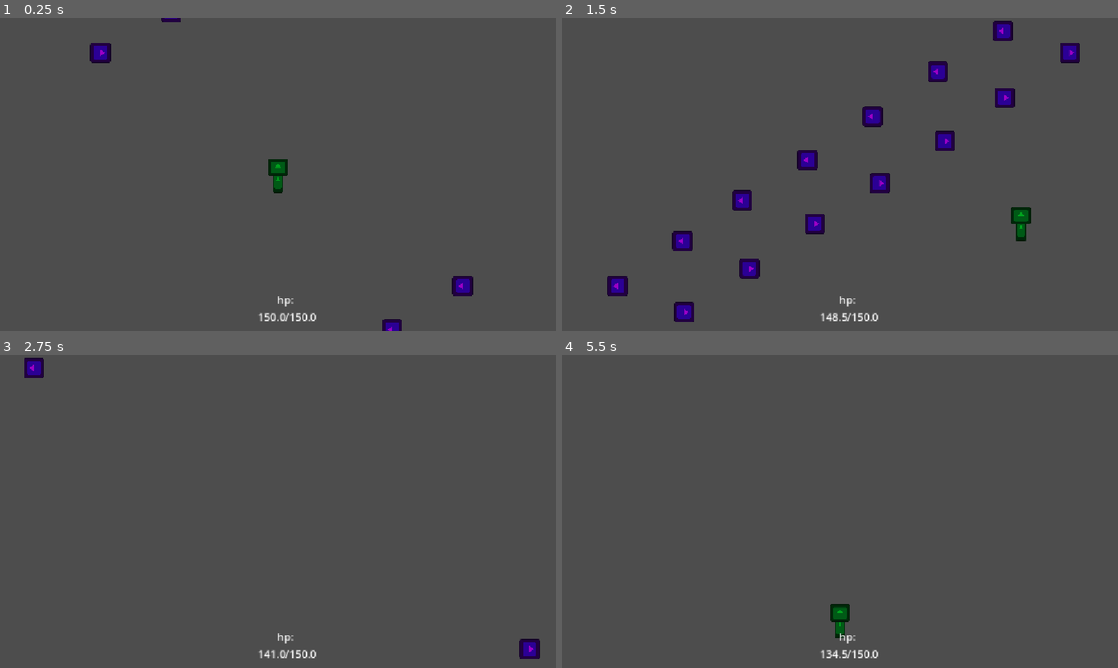
Above: before the commit, frames 1-4 (two rows, left to right).
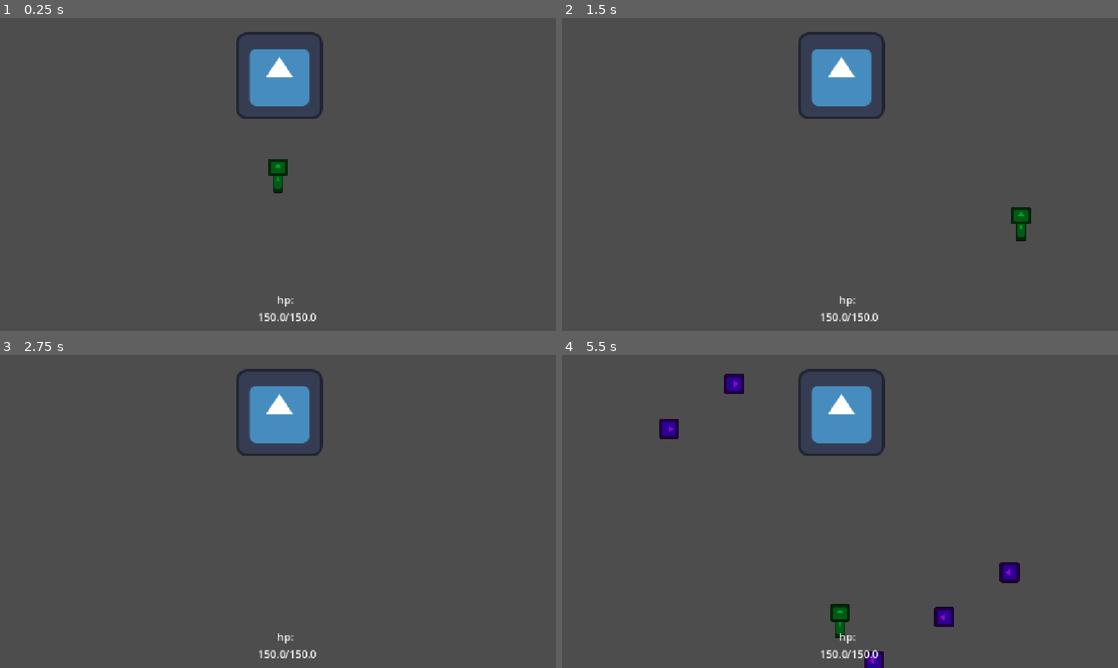
Above: after the commit, the same moments.

Repository: Sastingus/Mossful
Game: Godot game, scene res://scenes/world/world.tscn
Same seed, same stepped clock (60 frames per second), same inputs: the game is played once before the commit and once after it. The engine's default icon, where the game draws it, is replaced by a stand-in: a white triangle on a blue panel in a dark square.
Inputs:
- Up to frame 1 (0.25 s): no input
- Up to frame 2 (1.5 s): hold D (move_right) 0.53-1.28 s; tap Z (attack) at 0.6, 1.35 s; hold S (move_down) from 1.28 s (still down)
- Up to frame 3 (2.75 s): release S (move_down) at 2.03 s; hold D (move_right) from 2.03 s (still down); tap Z (attack) at 2.1 s
- Up to frame 4 (5.5 s): release D (move_right) at 2.78 s; hold W (move_up) 2.78-3.53 s; tap Z (attack) every 0.75 s from 2.85 to 5.1 s; hold A (move_left) 3.53-5.03 s; hold S (move_down) from 5.03 s (still down)

The runs differ from the first frame. In frame 1, 3.2% of the frame differs, in the area x 16-86%, y 0-100%; in frame 2, 5.8%, in the area x 8-94%, y 0-98%; in frame 3, 3.0%; in frame 4, 3.7%.

Commit message:
boss node and pattern spawning
-added a boss node that passively spawns in a set of chosen bullet pats
-changed hp to regain slower than poison damages

Diff:
--- a/bullet_patterns/test_pat.tscn
+++ b/bullet_patterns/test_pat.tscn
@@ -7,71 +7,71 @@
 script = ExtResource("1_3jpc2")
 
 [node name="bullet" parent="." instance=ExtResource("1_d3jed")]
-position = Vector2(0, -12)
+position = Vector2(-133, 2)
 delay = 0.8
 
 [node name="bullet2" parent="." instance=ExtResource("1_d3jed")]
-position = Vector2(0, 16)
+position = Vector2(-133, 30)
 delay = 1.0
 
 [node name="bullet3" parent="." instance=ExtResource("1_d3jed")]
-position = Vector2(0, 47)
+position = Vector2(-133, 61)
 delay = 1.2
 
 [node name="bullet4" parent="." instance=ExtResource("1_d3jed")]
-position = Vector2(0, 77)
+position = Vector2(-133, 91)
 delay = 1.4
 
 [node name="bullet13" parent="." instance=ExtResource("1_d3jed")]
-position = Vector2(0, -130)
+position = Vector2(-133, -116)
 
 [node name="bullet14" parent="." instance=ExtResource("1_d3jed")]
-position = Vector2(0, -102)
+position = Vector2(-133, -88)
 delay = 0.2
 
 [node name="bullet15" parent="." instance=ExtResource("1_d3jed")]
-position = Vector2(0, -71)
+position = Vector2(-133, -57)
 delay = 0.4
 
 [node name="bullet16" parent="." instance=ExtResource("1_d3jed")]
-position = Vector2(0, -41)
+position = Vector2(-133, -27)
 delay = 0.6
 
 [node name="bullet5" parent="." instance=ExtResource("1_d3jed")]
-position = Vector2(265, 0)
+position = Vector2(132, 14)
 rotation = 3.1415927
 delay = 0.6
 
 [node name="bullet6" parent="." instance=ExtResource("1_d3jed")]
-position = Vector2(265, 28)
+position = Vector2(132, 42)
 rotation = 3.1415927
 delay = 0.4
 
 [node name="bullet7" parent="." instance=ExtResource("1_d3jed")]
-position = Vector2(265, 59)
+position = Vector2(132, 73)
 rotation = 3.1415927
 delay = 0.2
 
 [node name="bullet8" parent="." instance=ExtResource("1_d3jed")]
-position = Vector2(265, 89)
+position = Vector2(132, 103)
 rotation = 3.1415927
 
 [node name="bullet9" parent="." instance=ExtResource("1_d3jed")]
-position = Vector2(265, -117)
+position = Vector2(132, -103)
 rotation = 3.1415927
 delay = 1.4
 
 [node name="bullet10" parent="." instance=ExtResource("1_d3jed")]
-position = Vector2(265, -89)
+position = Vector2(132, -75)
 rotation = 3.1415927
 delay = 1.2
 
 [node name="bullet11" parent="." instance=ExtResource("1_d3jed")]
-position = Vector2(265, -58)
+position = Vector2(132, -44)
 rotation = 3.1415927
 delay = 1.0
 
 [node name="bullet12" parent="." instance=ExtResource("1_d3jed")]
-position = Vector2(265, -28)
+position = Vector2(132, -14)
 rotation = 3.1415927
 delay = 0.8
--- a/project.godot
+++ b/project.godot
@@ -10,7 +10,7 @@
 
 [application]
 
-config/name="Mossful"
+config/name="Poison Bullet game"
 run/main_scene="uid://d3vnnnd2fe8u"
 config/features=PackedStringArray("4.5", "Forward Plus")
 config/icon="res://icon.svg"
@@ -58,15 +58,8 @@
 }
 attack={
 "deadzone": 0.2,
-"events": [Object(InputEventMouseButton,"resource_local_to_scene":false,"resource_name":"","device":-1,"window_id":0,"alt_pressed":false,"shift_pressed":false,"ctrl_pressed":false,"meta_pressed":false,"button_mask":0,"position":Vector2(0, 0),"global_position":Vector2(0, 0),"factor":1.0,"button_index":2,"canceled":false,"pressed":false,"double_click":false,"script":null)
-, Object(InputEventKey,"resource_local_to_scene":false,"reso …(131 unchanged characters)… d":false,"keycode":0,"physical_keycode":90,"key_label":0,"unicode":122,"location":0,"echo":false,"script":null)
-, Object(InputEventKey,"resource_local_to_scene":false,"resource_name":"","device":-1,"window_id":0,"alt_pressed":false,"shift_pressed":false,"ctrl_pressed":false,"meta_pressed":false,"pressed":false,"keycode":0,"physical_keycode":69,"key_label":0,"unicode":101,"location":0,"echo":false,"script":null)
-]
-}
-jump={
-"deadzone": 0.2,
-"events": [Object(InputEventKey,"resource_local_to_scene":false,"resource_name":"","device":-1,"window_id":0,"alt_pressed":false,"shift_pressed":false,"ctrl_pressed":false,"meta_pressed":false,"pressed":false,"keycode":0,"physical_keycode":32,"key_label":0,"unicode":32,"location":0,"echo":false,"script":null)
-, Object(InputEventKey,"resource_local_to_scene":false,"resource_name":"","device":-1,"window_id":0,"alt_pressed":false,"shift_pressed":false,"ctrl_pressed":false,"meta_pressed":false,"pressed":false,"keycode":0,"physical_keycode":88,"key_label":0,"unicode":120,"location":0,"echo":false,"script":null)
+"events": [Object(InputEventKey,"resource_local_to_scene":false,"resource_name":"","device":-1,"window_id":0,"alt_pressed":false,"shift_pressed":false,"ctrl_pressed":false,"meta_pressed":false,"pressed":false,"keycode":0,"physical_keycode":90,"key_label":0,"unicode":122,"location":0,"echo":false,"script":null)
+, Object(InputEventKey,"resource_local_to_scene":false,"reso …(131 unchanged characters)… d":false,"keycode":0,"physical_keycode":4194309,"key_label":0,"unicode":0,"location":0,"echo":false,"script":null)
 ]
 }
 
--- /dev/null
+++ b/scenes/boss/boss.gd
@@ -0,0 +1,14 @@
+extends StaticBody2D
+
+@export var patterns : Array[PackedScene]
+@export var attackSpeed := 5.0
+
+@onready var attack_timer: Timer = $AttackTimer
+
+func _ready() -> void:
+	attack_timer.wait_time = attackSpeed
+
+func attack() -> void:
+	var currentAttack = patterns.pick_random().instantiate()
+	add_child(currentAttack)
+	currentAttack.global_position = Vector2.ZERO
--- /dev/null
+++ b/scenes/boss/boss.tscn
@@ -0,0 +1,23 @@
+[gd_scene load_steps=4 format=3 uid="uid://dsnf0fg816wds"]
+
+[ext_resource type="Script" uid="uid://d2pkhjhdk82sm" path="res://scenes/boss/boss.gd" id="1_dgf3a"]
+[ext_resource type="Texture2D" uid="uid://4q335xxs2p" path="res://icon.svg" id="2_8ftqf"]
+
+[sub_resource type="RectangleShape2D" id="RectangleShape2D_atjq5"]
+size = Vector2(66, 66)
+
+[node name="boss" type="StaticBody2D"]
+script = ExtResource("1_dgf3a")
+
+[node name="CollisionShape2D" type="CollisionShape2D" parent="."]
+shape = SubResource("RectangleShape2D_atjq5")
+
+[node name="Sprite2D" type="Sprite2D" parent="."]
+scale = Vector2(0.46875, 0.46875)
+texture = ExtResource("2_8ftqf")
+
+[node name="AttackTimer" type="Timer" parent="."]
+wait_time = 5.0
+autostart = true
+
+[connection signal="timeout" from="AttackTimer" to="." method="attack"]
--- a/scenes/bullet/bullet.gd
+++ b/scenes/bullet/bullet.gd
@@ -4,6 +4,7 @@
 @export var speed: int = 225
 @export var delay: float = 0.0
 @export var spin: float = 0.0
+@export var acceleration : int = 0
 
 @onready var delay_timer: Timer = $DelayTimer
 @onready var collision_shape_2d: CollisionShape2D = $CollisionShape2D
@@ -14,6 +15,7 @@
 const DESPAWN_DISTANCE =  1500
 
 func _ready() -> void:
+	visible = false
 	if delay != 0:
 		delay_timer.wait_time = delay
 		delay_timer.start()
@@ -26,6 +28,7 @@
 		position += Vector2(dir.normalized() * speed * delta)
 		distance_traveled += speed * delta
 		rotation += spin/100
+		speed += acceleration
 		if distance_traveled > DESPAWN_DISTANCE:
 			queue_free()
 
--- a/scenes/bullet/bullet.tscn
+++ b/scenes/bullet/bullet.tscn
@@ -7,7 +7,6 @@
 radius = 6.0827627
 
 [node name="Area2D" type="Area2D"]
-visible = false
 collision_layer = 2
 collision_mask = 8
 script = ExtResource("1_83itf")
--- a/scenes/player/player.gd
+++ b/scenes/player/player.gd
@@ -6,6 +6,7 @@
 
 @onready var poison_timer: Timer = %PoisonTimer
 @onready var hp_label: Label = $HpLabel
+@onready var heal_timer: Timer = %HealTimer
 
 func _ready() -> void:
 	SignalBus.player_poisoned.connect(poisoned)
@@ -23,18 +24,48 @@
 	hp_label.text = "       hp:
 	"+str(Globals.player_hp)+ "/150.0"
 
+	if Globals.player_hp <= 0:
+		die()
+
+
+func _input(event: InputEvent) -> void:
+	if Input.is_action_just_pressed("attack"):
+		attack()
+
+
+'
+poison and health
+'
+
 func poisoned():
 	Globals.is_player_poi = true
 	Globals.player_poi += Globals.on_hit_poi
 
 	if poison_timer.is_stopped():
 		poison_timer.start()
-	print("poison is "+str(Globals.player_poi))
+
 
 func poison_tick():
 	if Globals.player_poi > 0:
 		Globals.player_poi -= poison_timer.wait_time
 		Globals.player_hp -= Globals.poi_dmg
 	else:
+		poison_timer.stop()
+		heal_timer.start()
+
+func heal_tick():
+	if Globals.player_poi > 0:
+		heal_timer.stop()
+	else:
 		if Globals.player_hp != Globals.max_player_hp:
-			Globals.player_hp += Globals.heal
+				Globals.player_hp += Globals.heal
+
+func die():
+	queue_free() #TODO make death
+
+'
+attack
+'
+
+func attack():
+	pass
--- a/scenes/player/player.tscn
+++ b/scenes/player/player.tscn
@@ -32,7 +32,10 @@
 [node name="PoisonTimer" type="Timer" parent="."]
 unique_name_in_owner = true
 wait_time = 0.25
-autostart = true
+
+[node name="HealTimer" type="Timer" parent="."]
+unique_name_in_owner = true
+wait_time = 0.75
 
 [node name="HpLabel" type="Label" parent="."]
 top_level = true
@@ -45,3 +48,4 @@
 150/150"
 
 [connection signal="timeout" from="PoisonTimer" to="." method="poison_tick"]
+[connection signal="timeout" from="HealTimer" to="." method="heal_tick"]
--- a/scenes/world/globals.gd
+++ b/scenes/world/globals.gd
@@ -2,6 +2,7 @@
 
 var player_hp := 150.0
 var max_player_hp := 150.0
+var player_dmg := 15.0
 var player_poi := 0.0
 var is_player_poi := false
 
--- a/scenes/world/world.tscn
+++ b/scenes/world/world.tscn
@@ -1,6 +1,7 @@
-[gd_scene load_steps=3 format=3 uid="uid://d3vnnnd2fe8u"]
+[gd_scene load_steps=4 format=3 uid="uid://d3vnnnd2fe8u"]
 
 [ext_resource type="PackedScene" uid="uid://d1w5ccem33kle" path="res://scenes/player/player.tscn" id="1_dphjl"]
+[ext_resource type="PackedScene" uid="uid://dsnf0fg816wds" path="res://scenes/boss/boss.tscn" id="2_1fp7r"]
 [ext_resource type="PackedScene" uid="uid://b1xv5ev3srvft" path="res://bullet_patterns/test_pat.tscn" id="2_sl2e5"]
 
 [node name="world" type="Node2D"]
@@ -10,5 +11,6 @@
 [node name="Camera2D" type="Camera2D" parent="."]
 zoom = Vector2(3, 3)
 
-[node name="test_pat" parent="." instance=ExtResource("2_sl2e5")]
-position = Vector2(-130, 18)
+[node name="boss" parent="." instance=ExtResource("2_1fp7r")]
+position = Vector2(1, -68)
+patterns = Array[PackedScene]([ExtResource("2_sl2e5")])
Not shown, added: scenes/boss/boss.gd.uid
